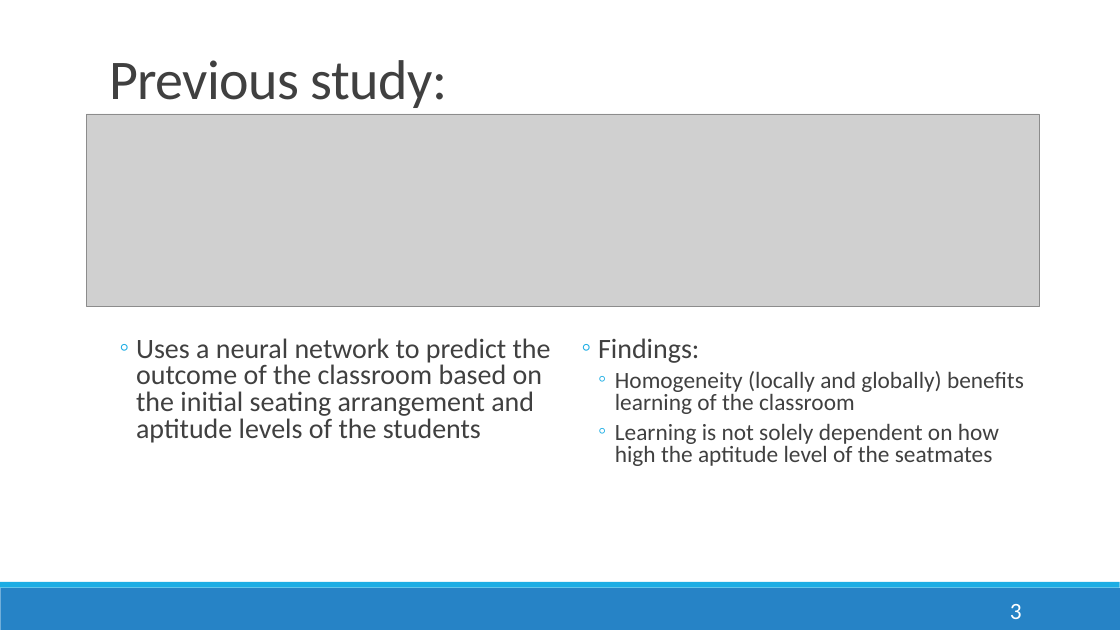
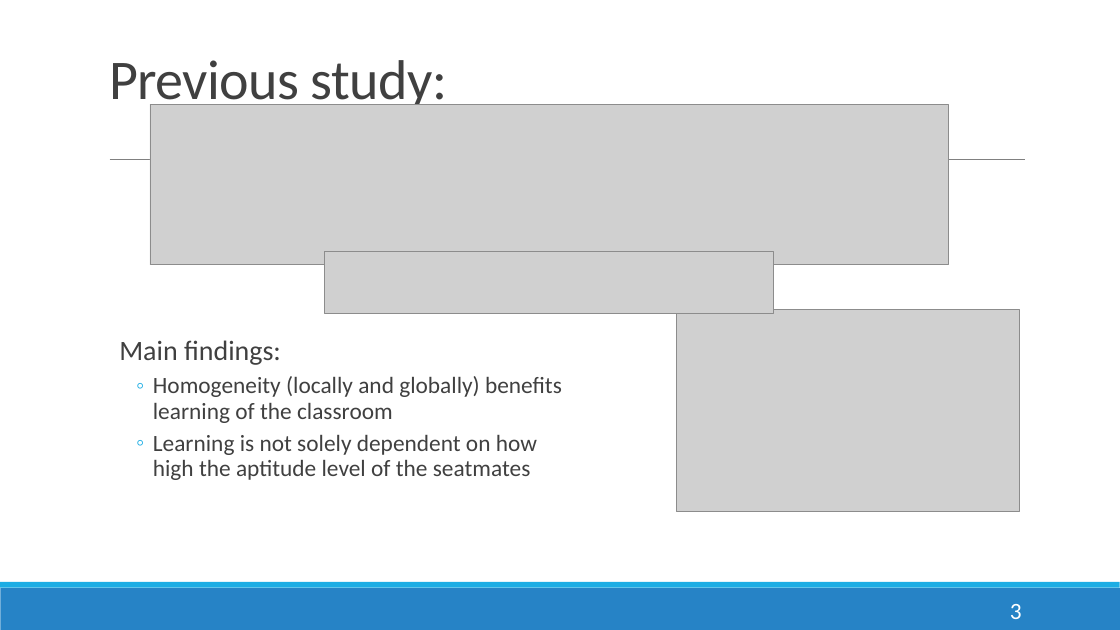
Before and after one commit to ioakimsy/BS-Thesis, a slide deck: slide 3 of documents/AY 23-24 1st Sem Progress Report.pptx. Drawn at 1120x630 pixels with LibreOffice and Linux fonts; fonts in the diff are those of the drawing; grey boxes stand for pictures. Boxes give left, top, right and bottom in pixels: in the first picture for what was removed or moved away, otherwise in the second. Text is boxed around its words. In the diff, an @@ line names an element or a change of style, - is before the commit and + after.

```diff
--- a/documents/AY 23-24 1st Sem Progress Report.pptx
+++ b/documents/AY 23-24 1st Sem Progress Report.pptx
@@ picture: place and size @@
-picture at [87, 114, 1039, 307]
+picture at [150, 104, 949, 266]
@@ line added from (110, 160) to (1026, 160), #808080 0.5 pt @@
@@ picture added at [325, 252, 774, 313] @@
@@ picture added at [676, 310, 1019, 512] @@
@@ text at [119, 340, 281, 365]: text changed @@
-  ◦ Uses a neural network to predict the outcome of the classroom based on the initial seating arrangement and aptitude levels of the students
-  ◦ Findings:
+  Main findings:
@@ text at [153, 376, 562, 480]: line spacing 0.8 to 0.9 @@
```
Also in this commit, not shown: 5 other slides changed, 18 other files.
